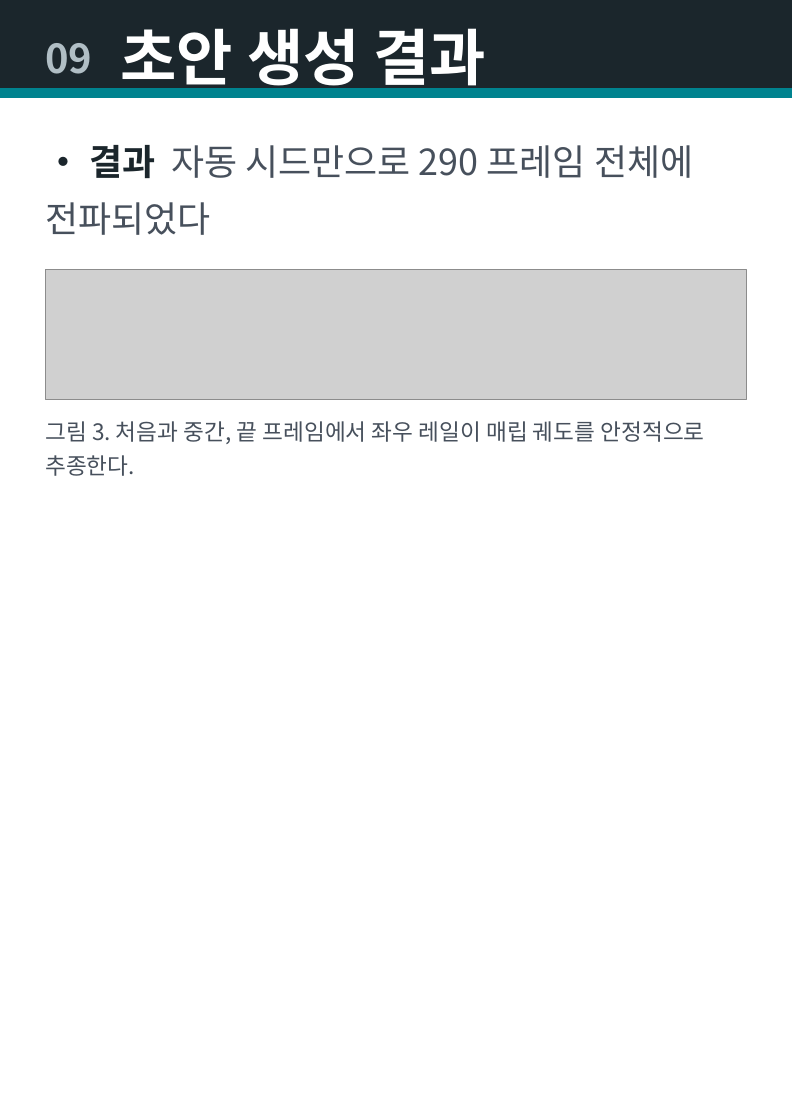
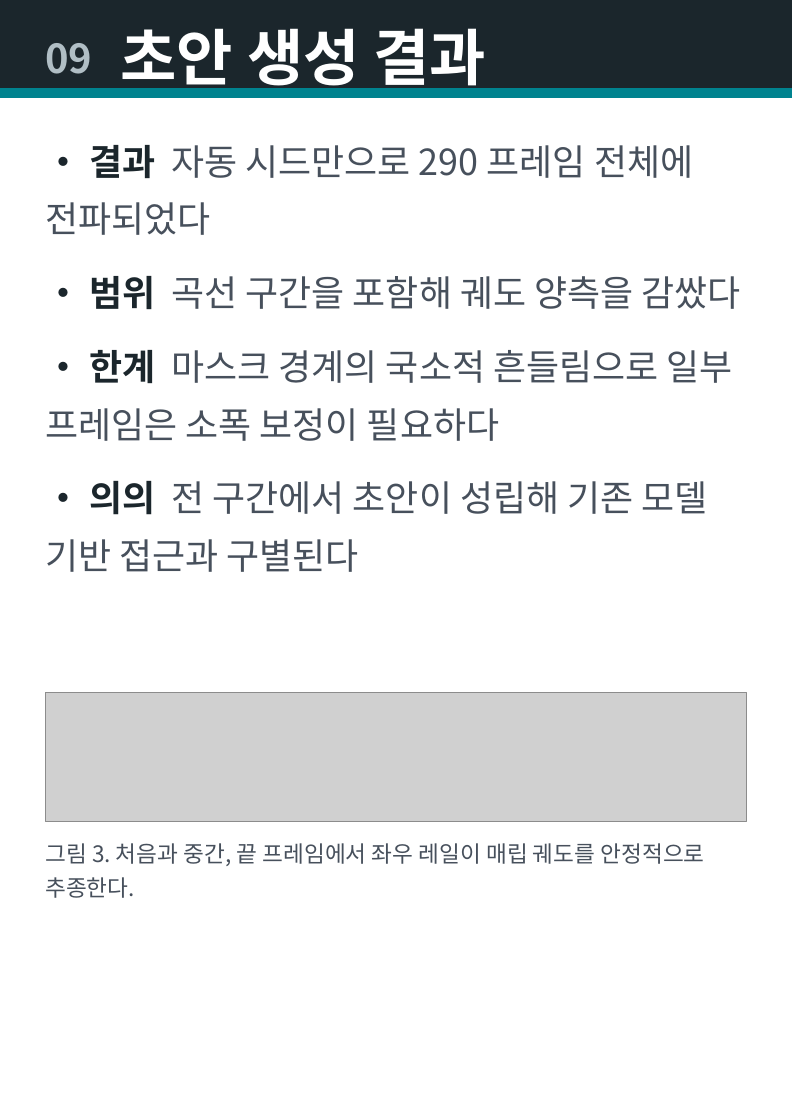
Before and after one commit to mega0517/train-ego-path-detection, a slide deck: slide 9 of poster_ieie_a4.pptx. Drawn at 792x1120 pixels with LibreOffice and Linux fonts; fonts in the diff are those of the drawing; grey boxes stand for pictures. Boxes give left, top, right and bottom in pixels: in the first picture for what was removed or moved away, otherwise in the second. Text is boxed around its words. In the diff, an @@ line names an element or a change of style, - is before the commit and + after.

```diff
--- a/poster_ieie_a4.pptx
+++ b/poster_ieie_a4.pptx
@@ text at bbox=[45, 276, 741, 572]: paragraphs added @@
+• 범위 곡선 구간을 포함해 궤도 양측을 감쌌다
+• 한계 마스크 경계의 국소적 흔들림으로 일부 프레임은 소폭 보정이 필요하다
+• 의의 전 구간에서 초안이 성립해 기존 모델 기반 접근과 구별된다
@@ picture: place and size @@
-picture at bbox=[45, 270, 746, 399]
+picture at bbox=[45, 692, 746, 822]
@@ text "그림 3. 처음과 중간, 끝 ...": place and size @@
-text "그림 3. 처음과 중간, 끝 ..." at bbox=[45, 421, 705, 476]
+text "그림 3. 처음과 중간, 끝 ..." at bbox=[45, 843, 705, 898]
```
Also in this commit, not shown: 1 other slide changed, 29 other files.
